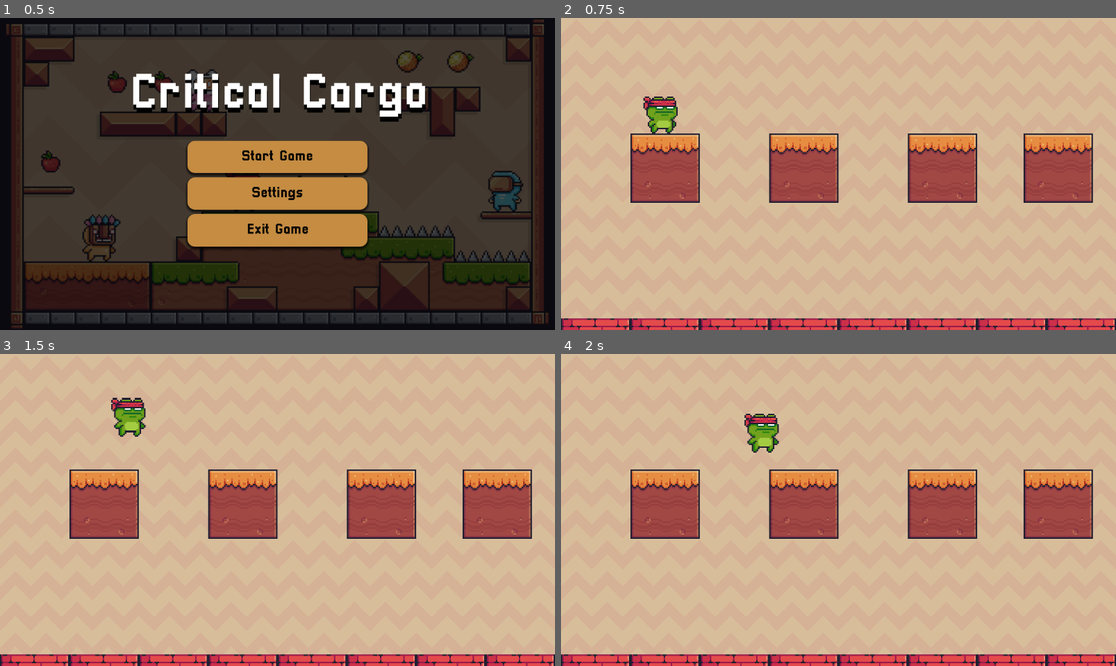
Above: before the commit, frames 1-4 (two rows, left to right).
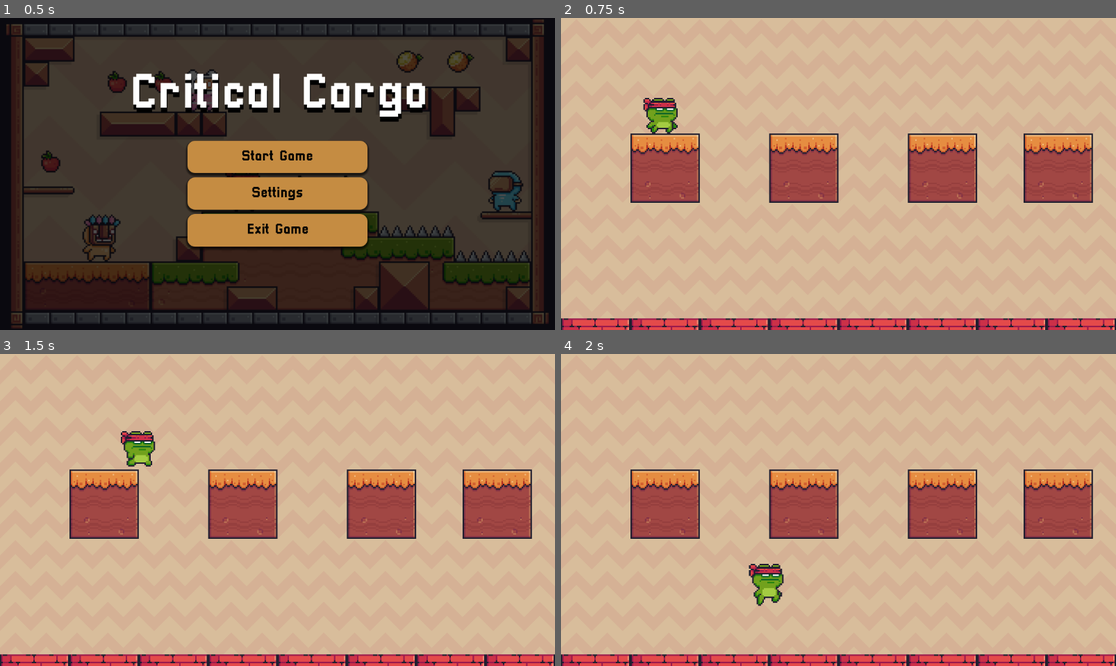
Above: after the commit, the same moments.

Repository: Orangeangelo/Year12GameCriticalCargo
Game: Godot game, scene res://Scenes/Main_Menu.tscn
Two runs of this game, one before a commit and one after it. Both use one fixed random seed, a clock stepped at 60 frames per second and the inputs below.
Inputs:
- Up to frame 1 (0.5 s): no input
- Up to frame 2 (0.75 s): click "Start Game" at 0.5 s
- Up to frame 3 (1.5 s): tap Enter (ui_accept) at 1.25, 1.35 s; hold Right (ui_right) from 1.28 s (still down)
- Up to frame 4 (2 s): keep holding Right (ui_right); tap Up (jump, bound only after the commit) at 1.52, 1.55, 1.82 s

Frame 1 is identical in both runs. In frame 2, 0.4% of the frame differs, in the area x 14-22%, y 25-36%; in frame 3, 1.1%; in frame 4, 1.3%, in the area x 33-41%, y 19-81%.

Commit message:
Character V2
Added inputs. changed speed and jump velocity. Finished the basics of the character.

Diff:
--- a/Scenes/Main_Character.tscn
+++ b/Scenes/Main_Character.tscn
@@ -192,7 +192,6 @@
 height = 85.0
 
 [node name="Character" type="CharacterBody2D"]
-position = Vector2(26, 15)
 script = ExtResource("1_mnji8")
 
 [node name="Sprite2D" type="AnimatedSprite2D" parent="."]
@@ -202,7 +201,7 @@
 sprite_frames = SubResource("SpriteFrames_bteda")
 animation = &"idle"
 autoplay = "idle"
-frame_progress = 0.351489
+frame_progress = 0.905461
 
 [node name="CollisionShape2D" type="CollisionShape2D" parent="."]
 position = Vector2(50.5, 50.5)
--- a/Scenes/main_character.gd
+++ b/Scenes/main_character.gd
@@ -1,25 +1,37 @@
 extends CharacterBody2D
 
 
-const SPEED = 300.0
-const JUMP_VELOCITY = -400.0
+const SPEED = 400.0
+const JUMP_VELOCITY = -600.0
+@onready var sprite_2d = $Sprite2D
 
 
 func _physics_process(delta: float) -> void:
+	#Animations
+	if (velocity.x > 1 || velocity.x < -1):
+		sprite_2d.animation = "running"
+	else:
+		sprite_2d.animation = "idle"
+
+
 	# Add the gravity.
 	if not is_on_floor():
 		velocity += get_gravity() * delta
+		sprite_2d.animation = "jump"
 
 	# Handle jump.
-	if Input.is_action_just_pressed("ui_accept") and is_on_floor():
+	if Input.is_action_just_pressed("jump") and is_on_floor():
 		velocity.y = JUMP_VELOCITY
 
 	# Get the input direction and handle the movement/deceleration.
 	# As good practice, you should replace UI actions with custom gameplay actions.
-	var direction := Input.get_axis("ui_left", "ui_right")
+	var direction := Input.get_axis("left", "right")
 	if direction:
 		velocity.x = direction * SPEED
 	else:
 		velocity.x = move_toward(velocity.x, 0, SPEED)
 
 	move_and_slide()
+
+	var isLeft = velocity.x < 0
+	sprite_2d.flip_h = isLeft
--- a/project.godot
+++ b/project.godot
@@ -14,3 +14,28 @@
 run/main_scene="uid://cxsgmstmljdh4"
 config/features=PackedStringArray("4.4", "Forward Plus")
 config/icon="res://icon.svg"
+
+[input]
+
+left={
+"deadzone": 0.2,
+"events": [Object(InputEventKey,"resource_local_to_scene":false,"resource_name":"","device":-1,"window_id":0,"alt_pressed":false,"shift_pressed":false,"ctrl_pressed":false,"meta_pressed":false,"pressed":false,"keycode":0,"physical_keycode":4194319,"key_label":0,"unicode":0,"location":0,"echo":false,"script":null)
+, Object(InputEventKey,"resource_local_to_scene":false,"resource_name":"","device":-1,"window_id":0,"alt_pressed":false,"shift_pressed":false,"ctrl_pressed":false,"meta_pressed":false,"pressed":false,"keycode":0,"physical_keycode":65,"key_label":0,"unicode":97,"location":0,"echo":false,"script":null)
+]
+}
+right={
+"deadzone": 0.2,
+"events": [Object(InputEventKey,"resource_local_to_scene":false,"resource_name":"","device":-1,"window_id":0,"alt_pressed":false,"shift_pressed":false,"ctrl_pressed":false,"meta_pressed":false,"pressed":false,"keycode":0,"physical_keycode":4194321,"key_label":0,"unicode":0,"location":0,"echo":false,"script":null)
+, Object(InputEventKey,"resource_local_to_scene":false,"resource_name":"","device":-1,"window_id":0,"alt_pressed":false,"shift_pressed":false,"ctrl_pressed":false,"meta_pressed":false,"pressed":false,"keycode":0,"physical_keycode":68,"key_label":0,"unicode":100,"location":0,"echo":false,"script":null)
+]
+}
+jump={
+"deadzone": 0.2,
+"events": [Object(InputEventKey,"resource_local_to_scene":false,"resource_name":"","device":-1,"window_id":0,"alt_pressed":false,"shift_pressed":false,"ctrl_pressed":false,"meta_pressed":false,"pressed":false,"keycode":0,"physical_keycode":4194320,"key_label":0,"unicode":0,"location":0,"echo":false,"script":null)
+, Object(InputEventKey,"resource_local_to_scene":false,"resource_name":"","device":-1,"window_id":0,"alt_pressed":false,"shift_pressed":false,"ctrl_pressed":false,"meta_pressed":false,"pressed":false,"keycode":0,"physical_keycode":32,"key_label":0,"unicode":32,"location":0,"echo":false,"script":null)
+]
+}
+
+[physics]
+
+2d/default_gravity=2500.0
